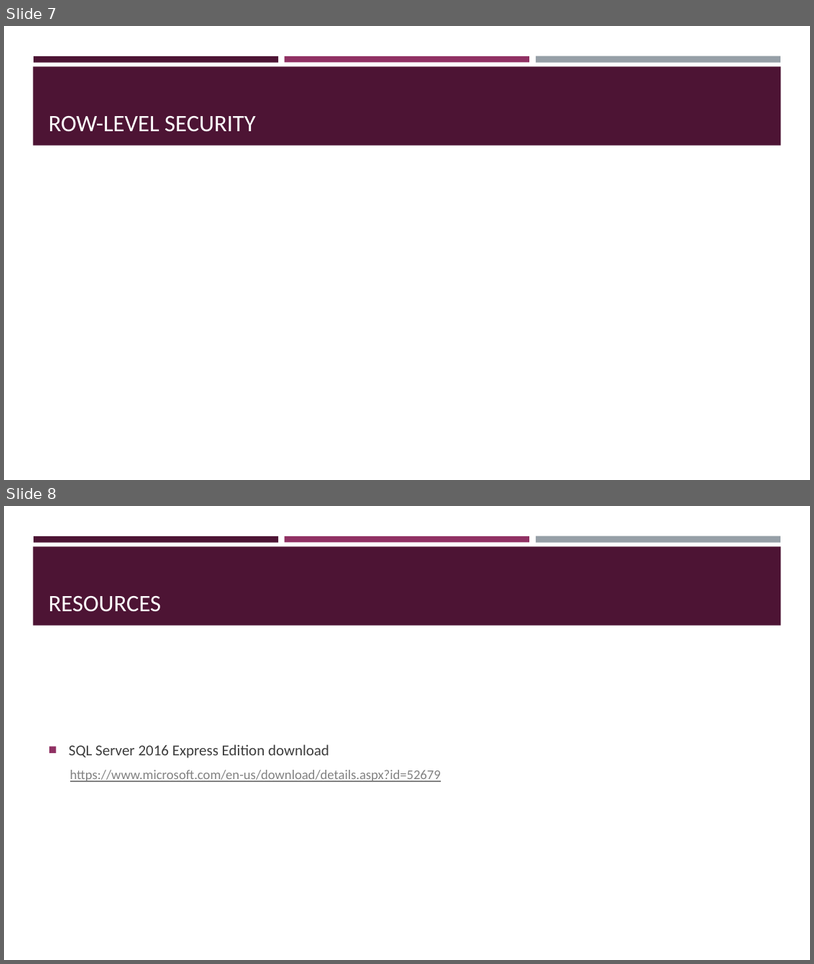
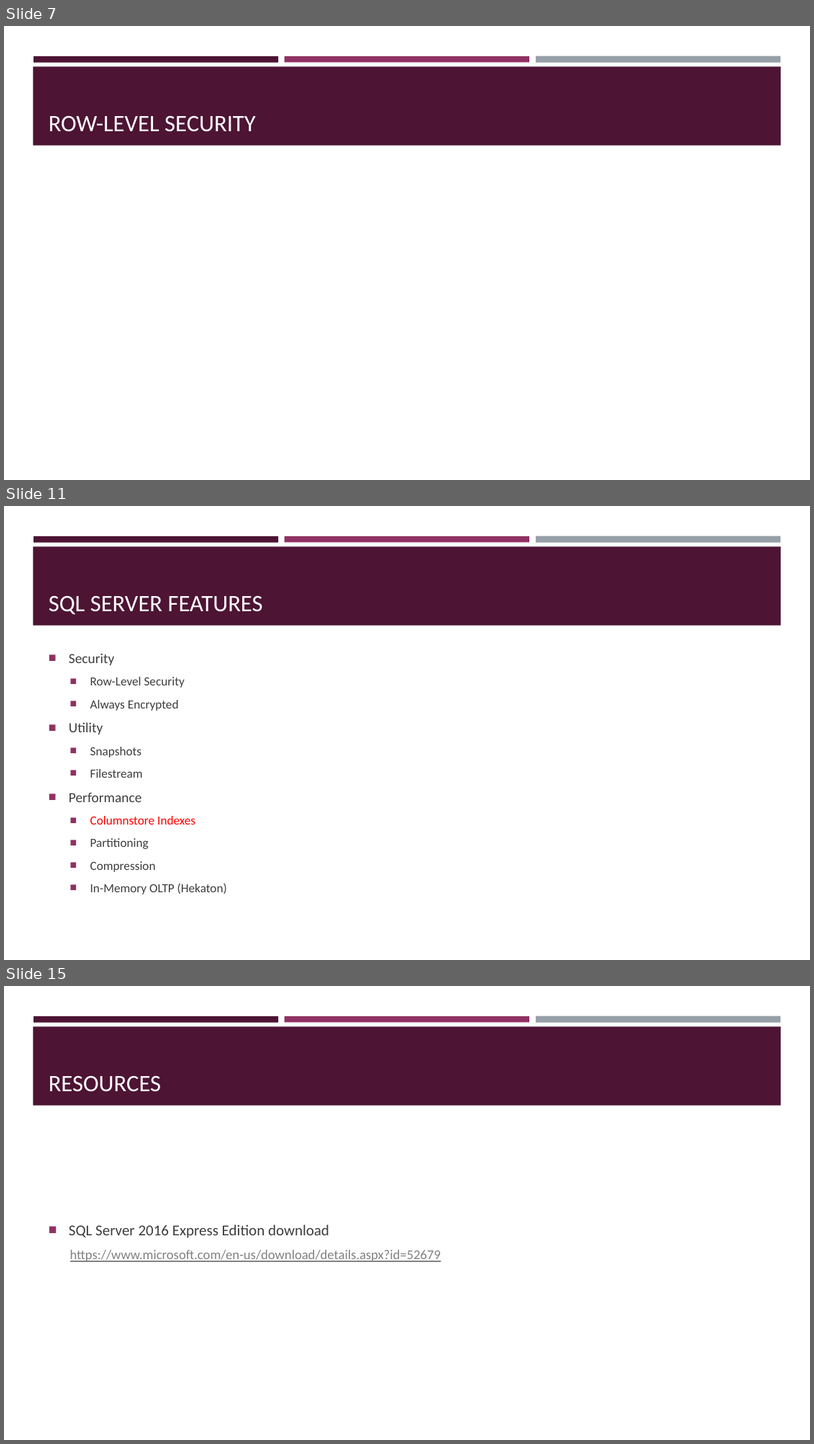
Before and after one commit to sqltran/SevenAwesomeSQLFeatures, a slide deck: AwesomeFreeSQLServerFeatures.pptx. Shown one above the other, each under a label of ours: slides 7 and 8 before the commit, slides 7, 11 and 15 after it; the slides between them are not shown. The pictures are 814x964 and 814x1444 pixels, drawn with LibreOffice and Linux fonts; fonts in the diff are those of the drawing. Boxes give left, top, right and bottom in pixels: in the first picture for what was removed or moved away, otherwise in the second. Text is boxed around its words. In the diff, an @@ line names an element or a change of style, - is before the commit and + after.

```diff
--- a/AwesomeFreeSQLServerFeatures.pptx
+++ b/AwesomeFreeSQLServerFeatures.pptx
@@ slide 11 added at [4, 506, 810, 960], background #FFFFFF; not listed: 4 template elements that a slide beside it also shows @@
@@ title added at [49, 595, 263, 615], 28 pt, text #FFFFFF @@
+SQL SERVER FEATURES
@@ text added at [69, 653, 227, 894], 14.8 pt, text #3D3D3D @@
+■ Security
+  ■ Row-Level Security
+  ■ Always Encrypted
+■ Utility
+  ■ Snapshots
+  ■ Filestream
+■ Performance
+  ■ Columnstore Indexes
+  ■ Partitioning
+  ■ Compression
+  ■ In-Memory OLTP (Hekaton)
@@ what was slide 8 is now slide 15 @@
```
Also in this commit, not shown: 6 other slides added.
